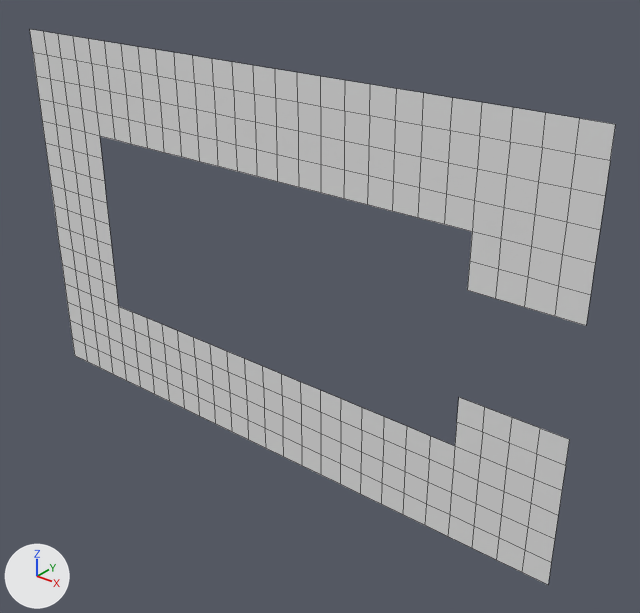
What one commit did to the OBJ model MardukGame/Assets/Tiled2Unity/Meshes/caveChunk15.obj.
Before and after are seen from a camera (50 mm lens) standing at (-1252.0, -1478.0, -389.0) and looking at (-2488.0, 67.0, -1347.0). Every picture has the same lights, and +X, +Y and +Z are marked at lower left. Mesh edges are drawn as thin lines. Where no turn or scale is listed for an object, it has been applied to the vertices.

Objects in the first picture: 'caveChunk15'.
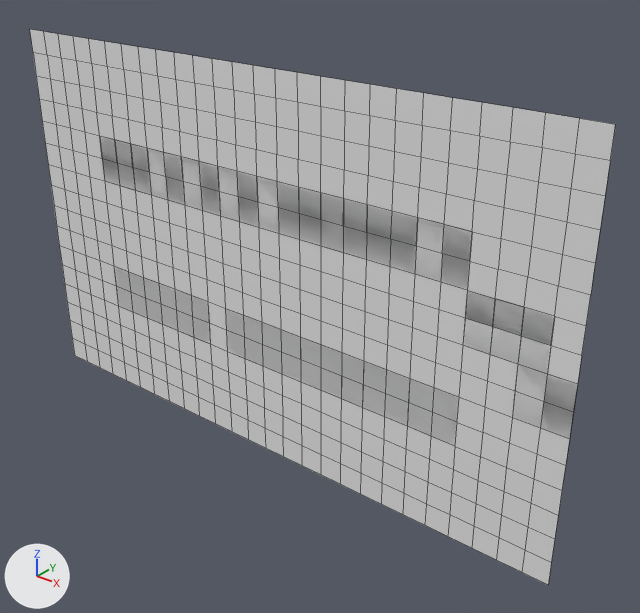
Where the change shows, as pixel boxes (x1, y1, x2, y2) in the pictures (640 x 613 px):
part 1 of me_cavechunk15, added: after (100, 136, 586, 446)

Diff of the bpy script that builds the scene:
```diff
--- a/MardukGame/Assets/Tiled2Unity/Meshes/caveChunk15.obj.py
+++ b/MardukGame/Assets/Tiled2Unity/Meshes/caveChunk15.obj.py
@@ me_cavechunk15 @@
 # used by ob_cavechunk15; location = (0.0, 0.0, 0.0)
-me_cavechunk15.from_pydata(...)  # 325 vertices, 256 faces; spans x -3456.0..-1792.0, y 0.0, z -1792.0..-768.0
+me_cavechunk15.from_pydata(...)  # 459 vertices, 438 faces; spans x -3456.0..-1792.0, y 0.0, z -1792.0..-768.0
+# me_cavechunk15 part 1
+# 22 new vertices lie (0.0, 0.0, -64.0) away from vertices in x -3136.0..-1792.0, y 0.0, z -1152.0..-1024.0
+# 22 new vertices lie (0.0, 0.0, -64.0) away from vertices in x -3136.0..-1792.0, y 0.0, z -1216.0..-1088.0
+# 22 new vertices lie (0.0, 0.0, -64.0) away from vertices in x -3136.0..-1792.0, y 0.0, z -1280.0..-1152.0
+# 17 new vertices lie (0.0, 0.0, -64.0) away from vertices in x -3136.0..-2112.0, y 0.0, z -1216.0
+# 17 new vertices lie (0.0, 0.0, -64.0) away from vertices in x -3136.0..-2112.0, y 0.0, z -1280.0
+# 17 new vertices lie (0.0, 0.0, -64.0) away from vertices in x -3136.0..-2112.0, y 0.0, z -1344.0
+# 17 new vertices lie (0.0, 0.0, -64.0) away from vertices in x -3136.0..-2112.0, y 0.0, z -1408.0
+# 182 new faces join them
```
